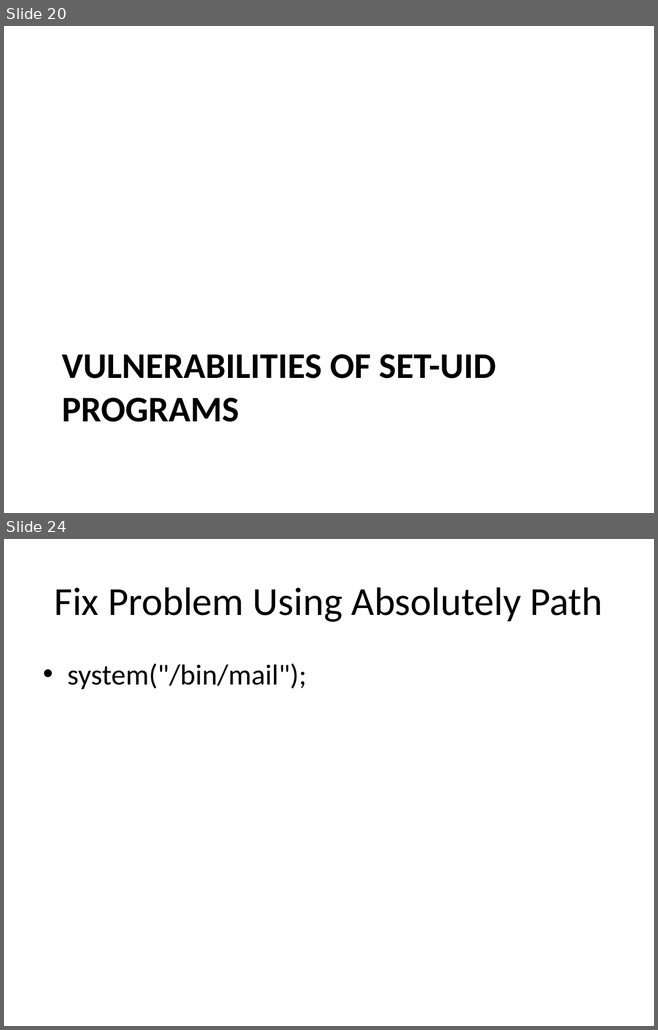
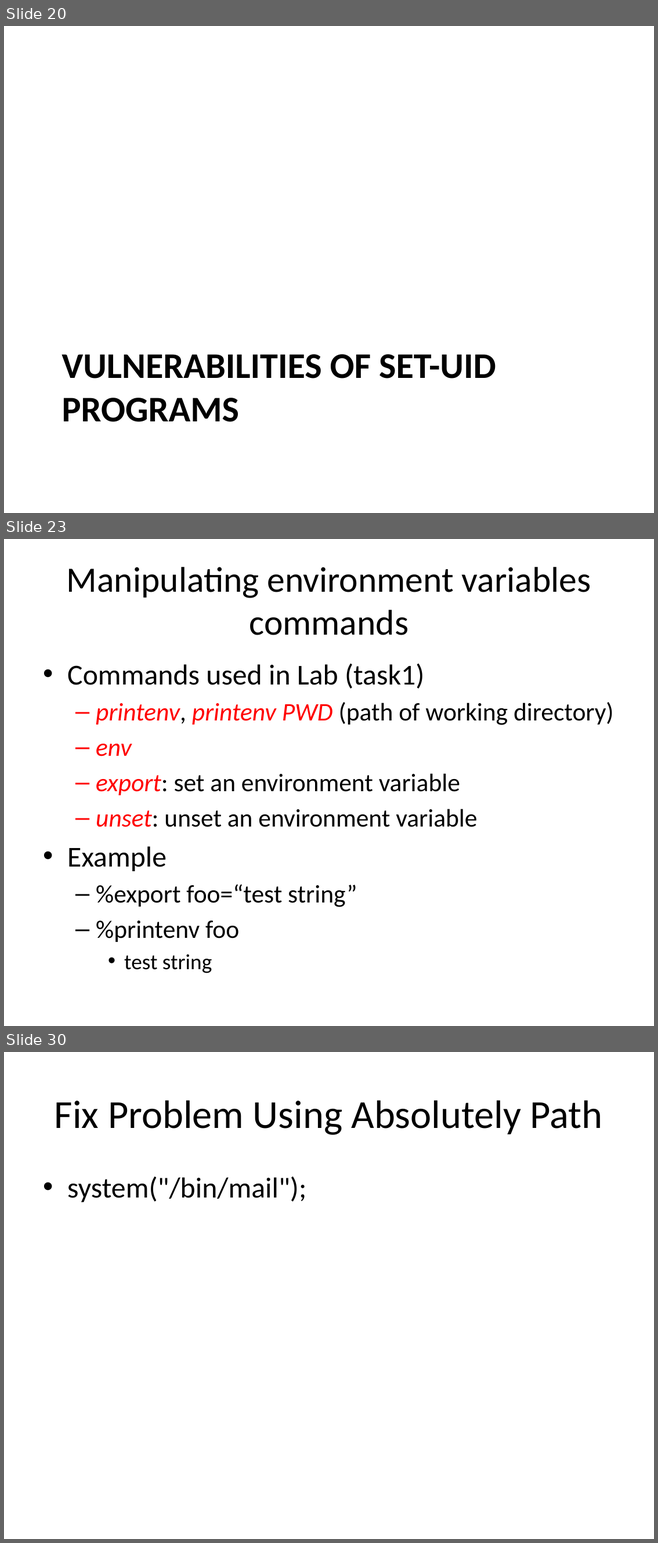
Before and after one commit to Bowie-State-University/CS-Courses, a slide deck: COSC402_545_Software_OS_Security/MyPPTs/2_setUID/5_set-UID/Set-UID Privileged Programs.pptx. Shown one above the other, each under a label of ours: slides 20 and 24 before the commit, slides 20, 23 and 30 after it; the slides between them are not shown. The pictures are 658x1030 and 658x1543 pixels, drawn with LibreOffice and Linux fonts; fonts in the diff are those of the drawing. Boxes give left, top, right and bottom in pixels: in the first picture for what was removed or moved away, otherwise in the second. Text is boxed around its words. In the diff, an @@ line names an element or a change of style, - is before the commit and + after.

```diff
--- a/COSC402_545_Software_OS_Security/MyPPTs/2_setUID/5_set-UID/Set-UID Privileged Programs.pptx
+++ b/COSC402_545_Software_OS_Security/MyPPTs/2_setUID/5_set-UID/Set-UID Privileged Programs.pptx
@@ slide 23 added at <box>4,539,654,1026</box>, background #FFFFFF @@
@@ title added at <box>67,567,591,635</box>, 39.6 pt, text #000000 @@
+Manipulating environment variables commands
@@ text added at <box>67,664,614,973</box>, 28 pt, text #000000 @@
+• Commands used in Lab (task1)
+  – printenv, printenv PWD (path of working directory)
+  – env
+  – export: set an environment variable
+  – unset: unset an environment variable
+• Example
+  – %export foo=“test string”
+  – %printenv foo
+    • test string
@@ what was slide 24 is now slide 30 @@
```
Also in this commit, not shown: 7 slides changed, 6 other slides added, 1 other file.
